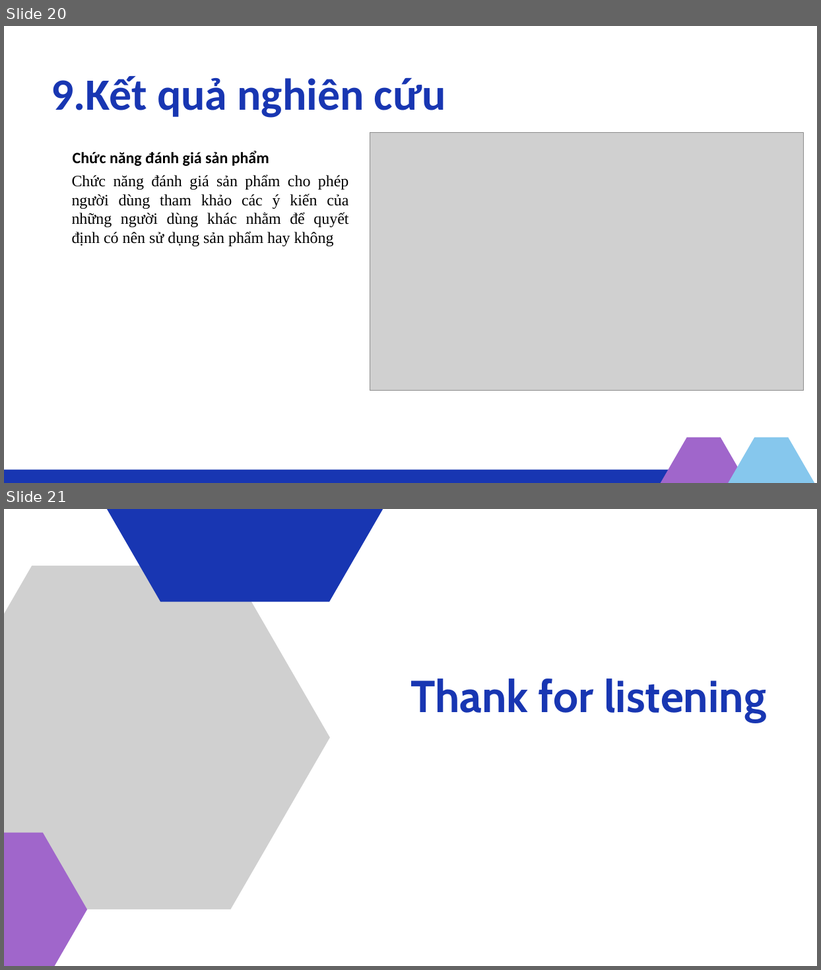
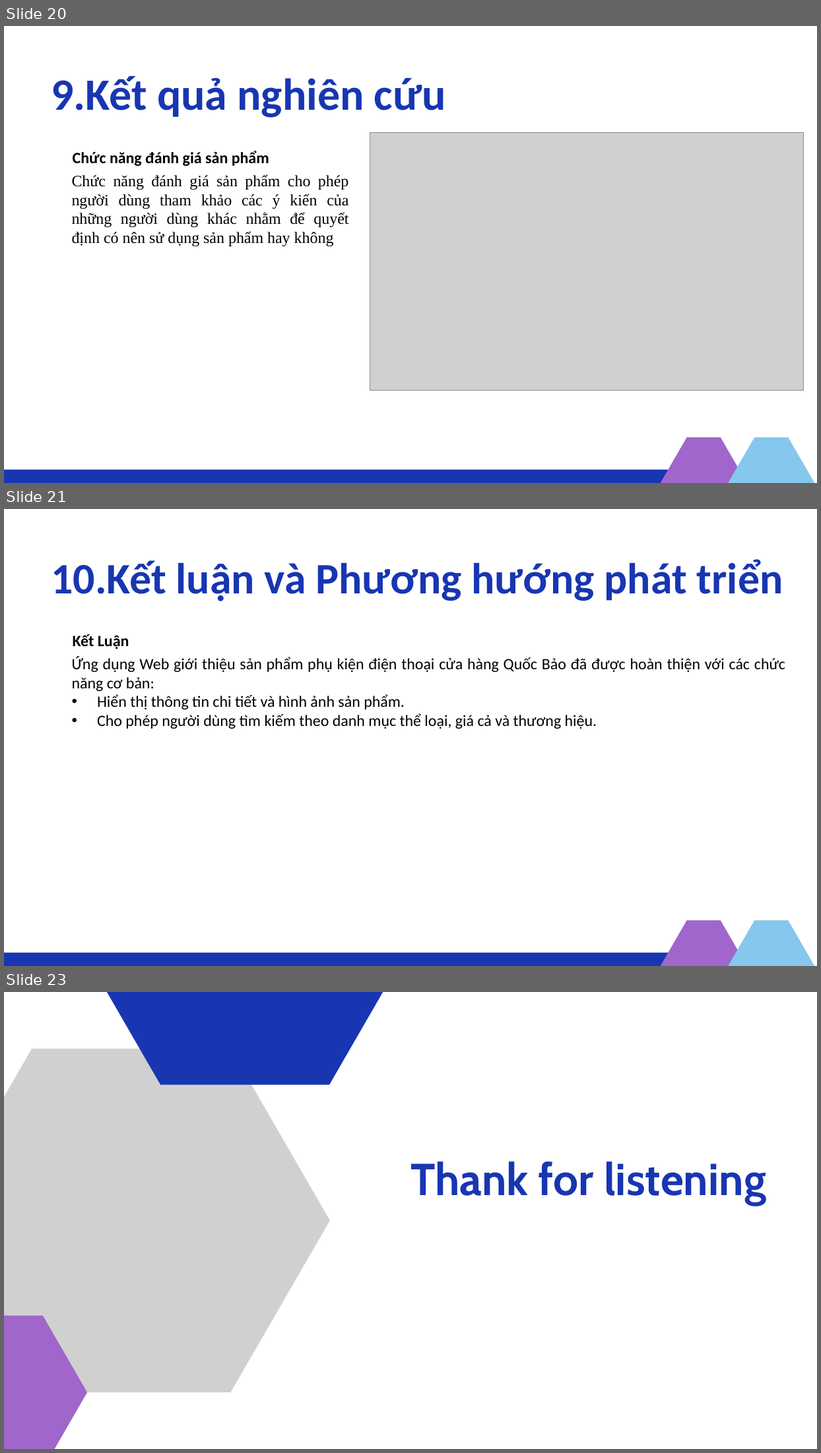
Before and after one commit to KhangLa/csn-da22ttd-lathuankhang-gioi_thieu_phu_kien_dien_thoai, a slide deck: thesis/abs/CoSoNganh.pptx. Shown one above the other, each under a label of ours: slides 20 and 21 before the commit, slides 20, 21 and 23 after it; the slides between them are not shown. The pictures are 821x970 and 821x1453 pixels, drawn with LibreOffice and Linux fonts; fonts in the diff are those of the drawing; grey boxes stand for pictures. Boxes give left, top, right and bottom in pixels: in the first picture for what was removed or moved away, otherwise in the second. Text is boxed around its words. In the diff, an @@ line names an element or a change of style, - is before the commit and + after.

```diff
--- a/thesis/abs/CoSoNganh.pptx
+++ b/thesis/abs/CoSoNganh.pptx
@@ slide 21 added at (x1=4, y1=509, x2=817, y2=966), background #FFFFFF @@
@@ text added at (x1=51, y1=559, x2=783, y2=601), 77 pt, text #1836B2, bold @@
+10.Kết luận và Phương hướng phát triển
@@ text added at (x1=73, y1=634, x2=129, y2=650), 28 pt, text #000000, bold @@
+Kết Luận
@@ text added at (x1=72, y1=656, x2=785, y2=729), 28 pt, text #000000 @@
+Ứng dụng Web giới thiệu sản phẩm phụ kiện điện thoại cửa hàng Quốc Bảo đã được hoàn thiện với các chức năng cơ bản:
+• Hiển thị thông tin chi tiết và hình ảnh sản phẩm.
+• Cho phép người dùng tìm kiếm theo danh mục thể loại, giá cả và thương hiệu.
@@ freeform shape added at (x1=632, y1=920, x2=774, y2=966), fill #A066CB @@
@@ freeform shape added at (x1=700, y1=920, x2=817, y2=966), fill #86C7ED @@
@@ rectangle added at (x1=4, y1=953, x2=735, y2=966), fill #1836B2 @@
@@ what was slide 21 is now slide 23 @@
```
Also in this commit, not shown: 1 other slide added.
